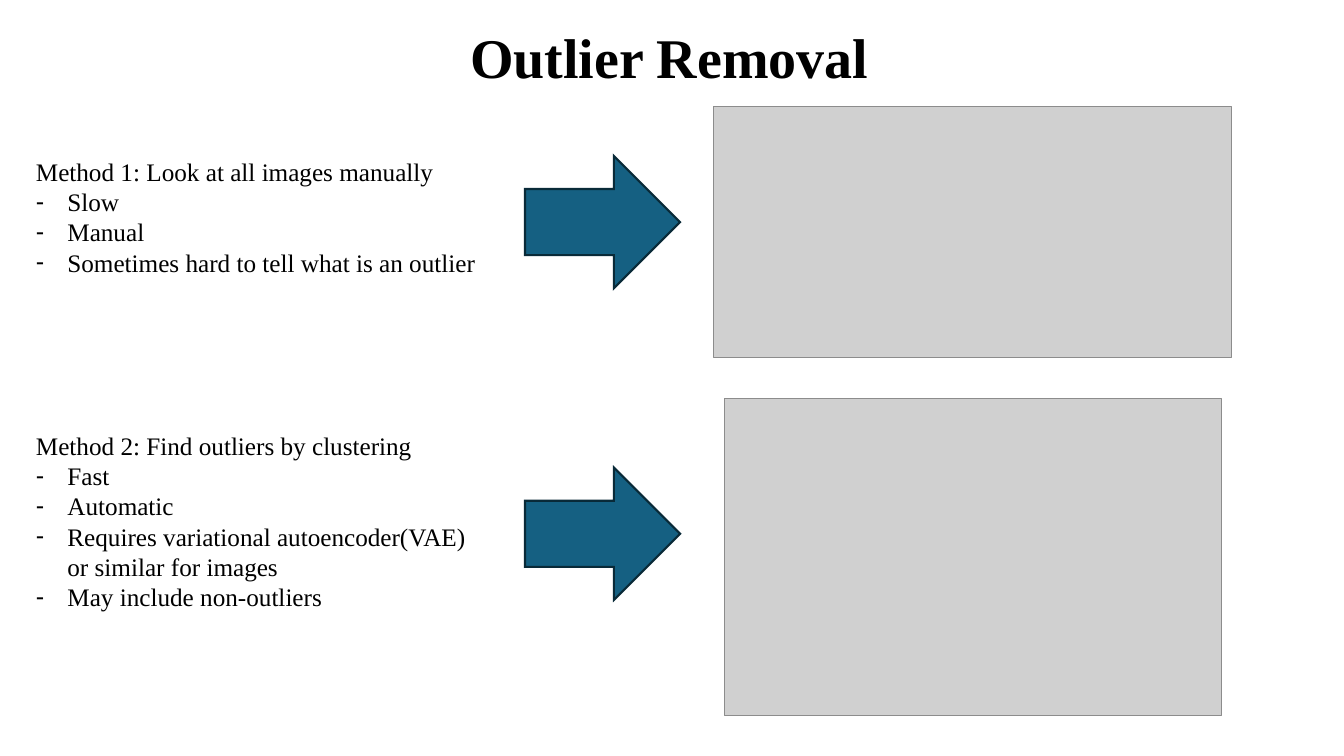
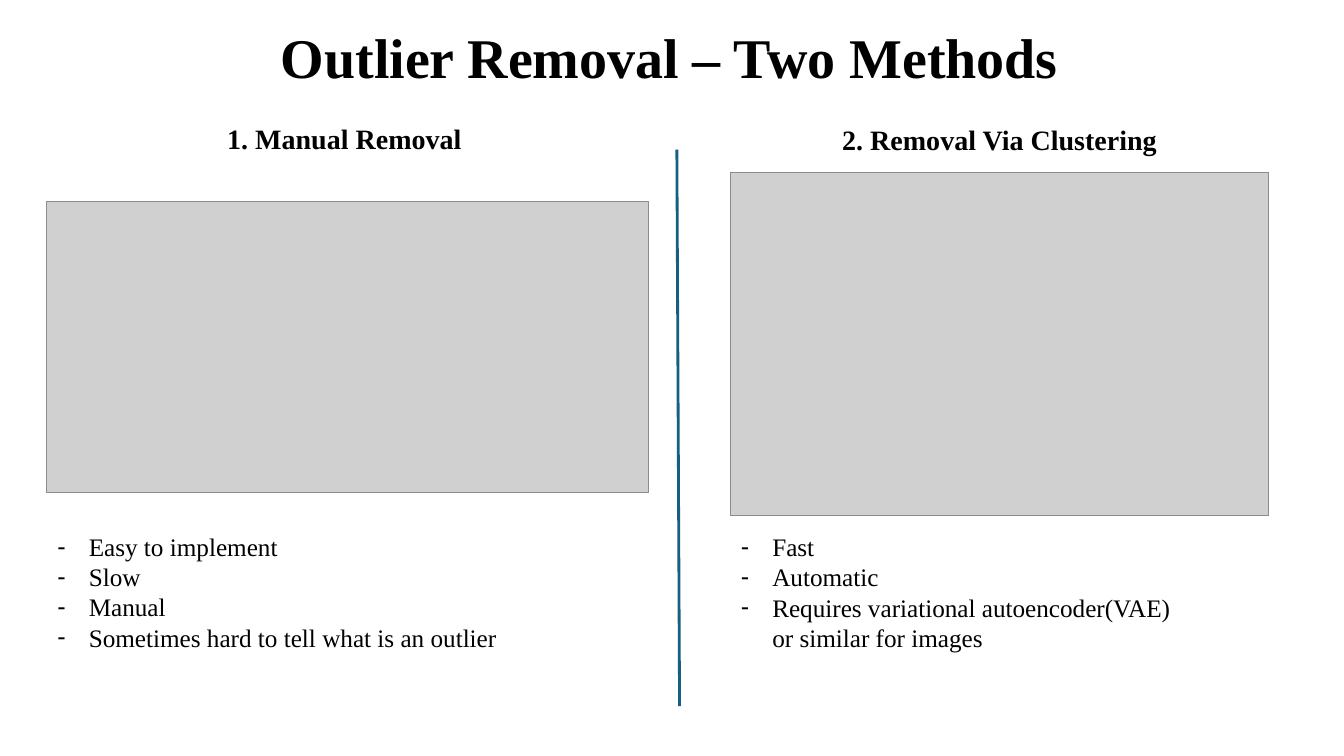
Before and after one commit to JakobFugl/scrandle_ml_project, a slide deck: slide 2 of Chris_workspace/Chris slides.pptx. Drawn at 1344x756 pixels with LibreOffice and Linux fonts; fonts in the diff are those of the drawing; grey boxes stand for pictures. Boxes give left, top, right and bottom in pixels: in the first picture for what was removed or moved away, otherwise in the second. Text is boxed around its words. In the diff, an @@ line names an element or a change of style, - is before the commit and + after.

```diff
--- a/Chris_workspace/Chris slides.pptx
+++ b/Chris_workspace/Chris slides.pptx
@@ text at (281, 39, 1057, 79): text changed @@
-Outlier Removal
+Outlier Removal – Two Methods
@@ text added at (227, 129, 462, 150), 20 pt, text #000000, bold @@
+1. Manual Removal
@@ line added from (678, 149) to (680, 707), #156082 2 pt @@
@@ text added at (842, 130, 1157, 155), 20 pt, text #000000, bold @@
+2. Removal Via Clustering
@@ right arrow removed at (525, 156, 681, 288) @@
@@ picture: place and size @@
-picture at (725, 399, 1222, 716)
+picture at (731, 172, 1269, 515)
@@ picture: place and size @@
-picture at (714, 107, 1232, 357)
+picture at (46, 202, 649, 493)
@@ text at (36, 437, 411, 461): paragraph removed @@
-Method 2: Find outliers by clustering
@@ right arrow removed at (525, 468, 681, 600) @@
@@ text "Easy to implement": place and size @@
-text "Easy to implement" at (36, 163, 475, 273)
+text "Easy to implement" at (89, 538, 497, 648)
@@ text at (89, 538, 278, 562): text changed @@
-Method 1: Look at all images manually
+– Easy to implement
@@ text "Fast": place and size @@
-text "Fast" at (36, 437, 465, 612)
+text "Fast" at (772, 539, 1170, 653)
@@ text at (67, 588, 322, 612): paragraph removed @@
-– May include non-outliers
```
Also in this commit, not shown: 2 other slides changed, 1 slide added, 1 other file.
